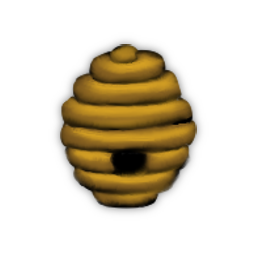
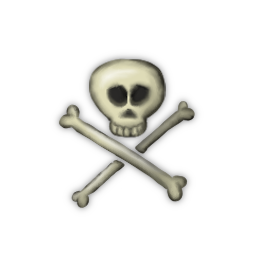
Two versions of the same layered image (256px x 256px). Layer-by-layer changes:
added group "Gruppe 21" (2nd of 2) with 3 layers above "Gruppe 19" over [52, 36, 205, 217]
added layer "Malebene 20" (5th of 6, in "Gruppe 21") in group "Gruppe 21" over [52, 36, 205, 217]
added layer "Malebene 20" (6th of 6, in "Gruppe 21") (52%) in group "Gruppe 21" over [52, 36, 205, 217]
hid group "Gruppe 13" (3 layers) over [52, 36, 205, 217]
painted on "Malebene 12" (2nd of 3, in "Gruppe 13") over [52, 36, 205, 217]
painted on "Malebene 12" (3rd of 3, in "Gruppe 13") over [52, 36, 205, 217]
